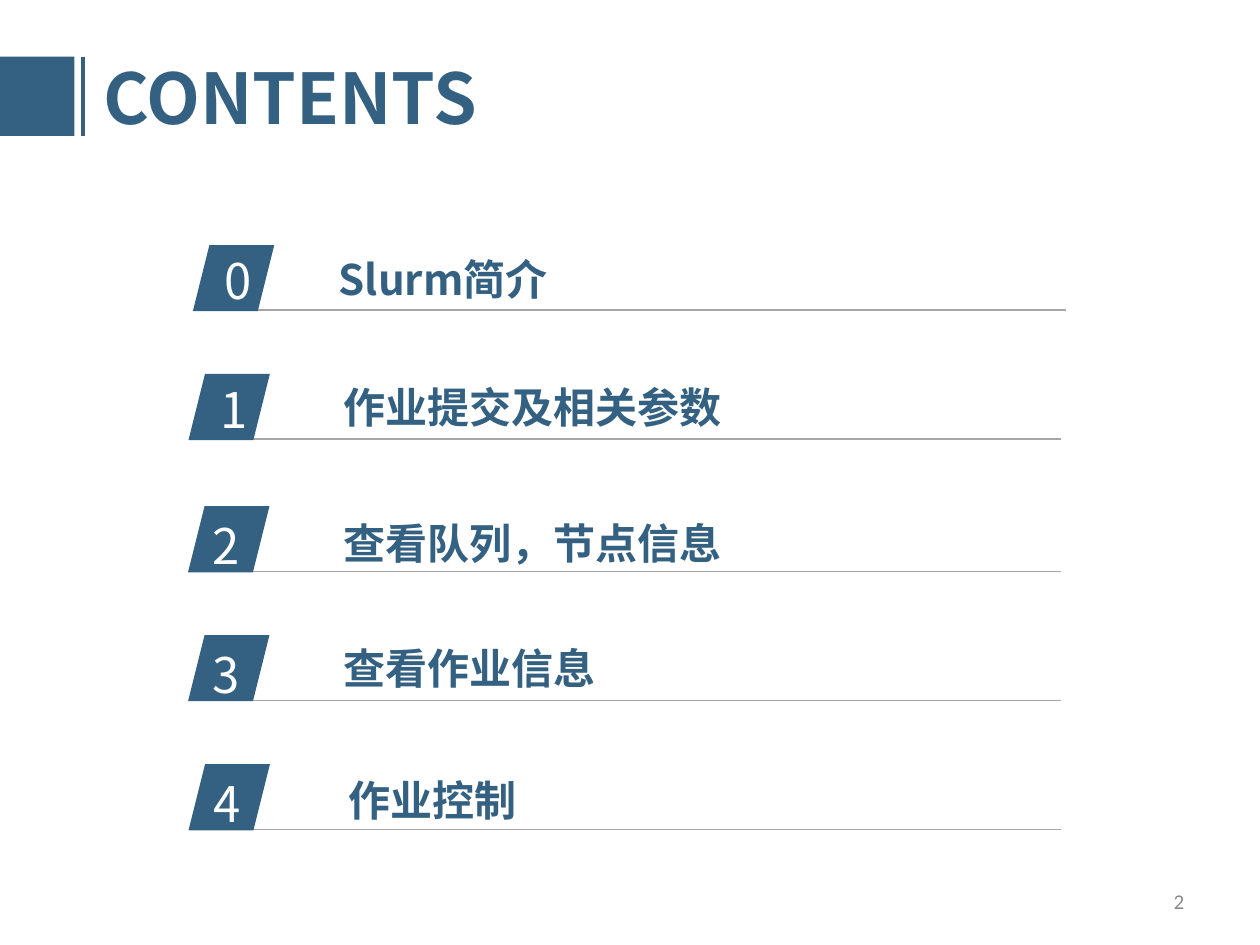
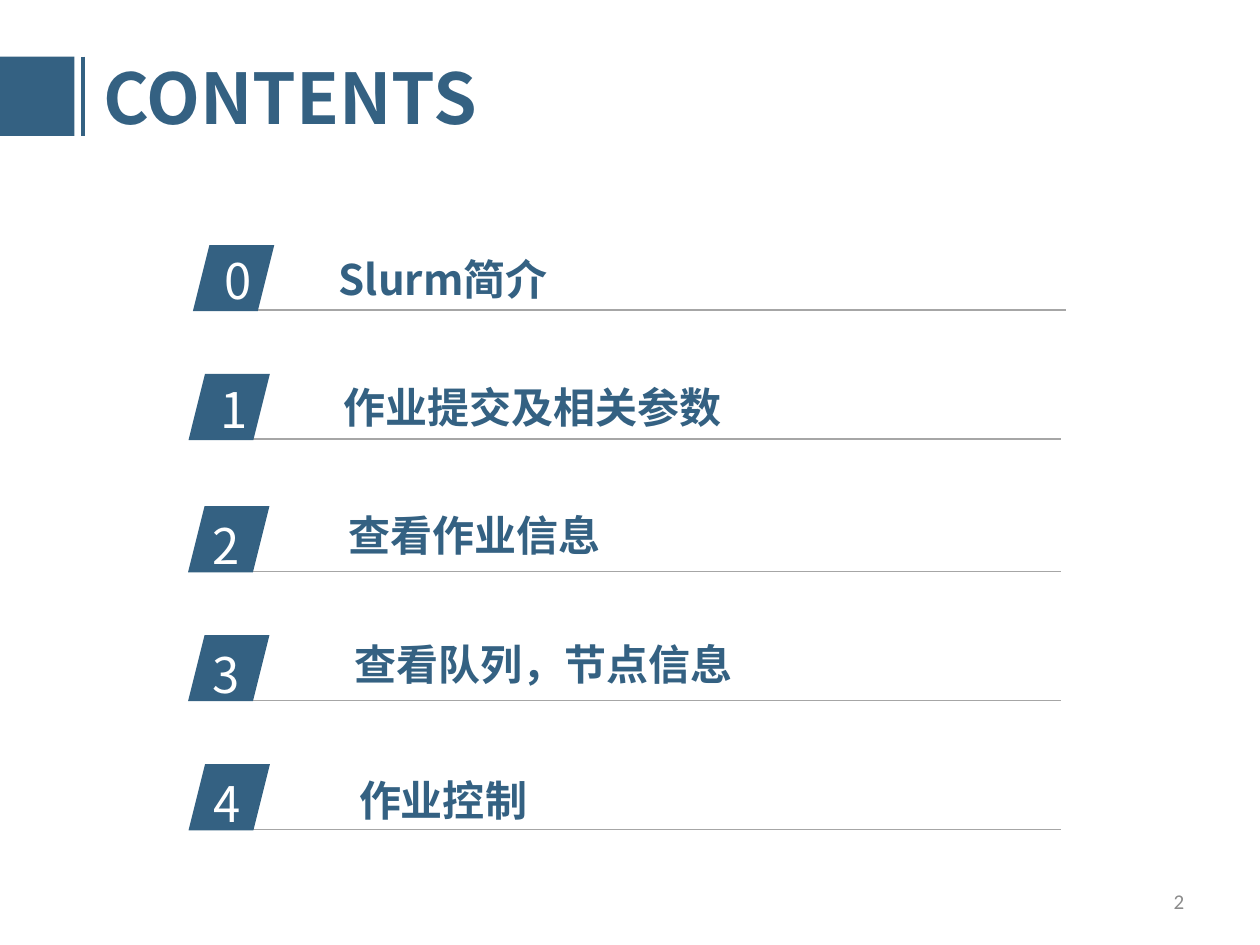
Before and after one commit to SSlakeLabTiangong/2019_workshop, a slide deck: slide 2 of 05_SSLAB_HPC_usage/HPC-Slurm.pptx. Drawn at 1260x945 pixels with LibreOffice and Linux fonts; fonts in the diff are those of the drawing; background and template pictures are left out. Boxes give left, top, right and bottom in pixels: in the first picture for what was removed or moved away, otherwise in the second. Text is boxed around its words. In the diff, an @@ line names an element or a change of style, - is before the commit and + after.

```diff
--- a/05_SSLAB_HPC_usage/HPC-Slurm.pptx
+++ b/05_SSLAB_HPC_usage/HPC-Slurm.pptx
@@ text "查看作业信息": place and size @@
-text "查看作业信息" at (344, 648, 596, 688)
+text "查看作业信息" at (348, 515, 600, 555)
@@ text "查看队列，节点信息": place and size @@
-text "查看队列，节点信息" at (344, 523, 722, 565)
+text "查看队列，节点信息" at (354, 644, 732, 686)
@@ text "作业控制": place and size @@
-text "作业控制" at (348, 780, 516, 820)
+text "作业控制" at (359, 780, 527, 820)
```
Also in this commit, not shown: 8 other slides changed.
